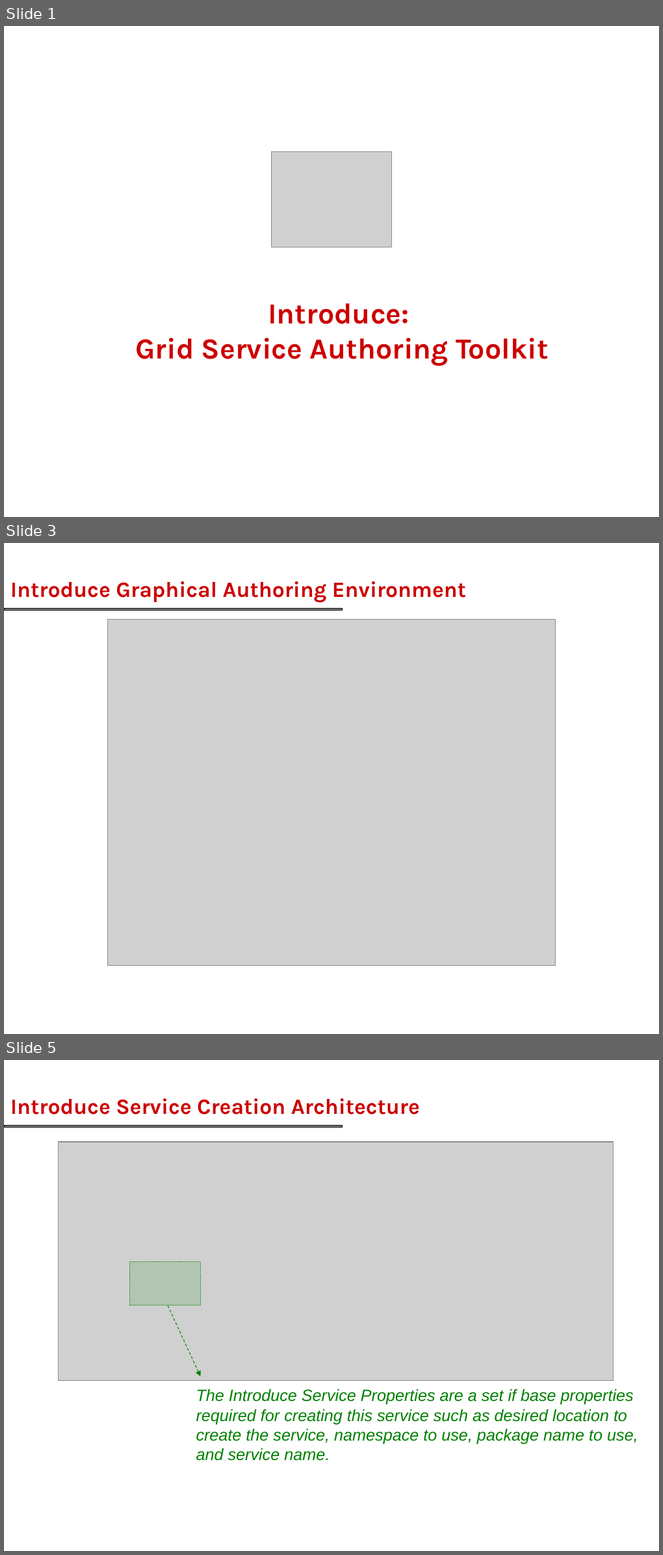
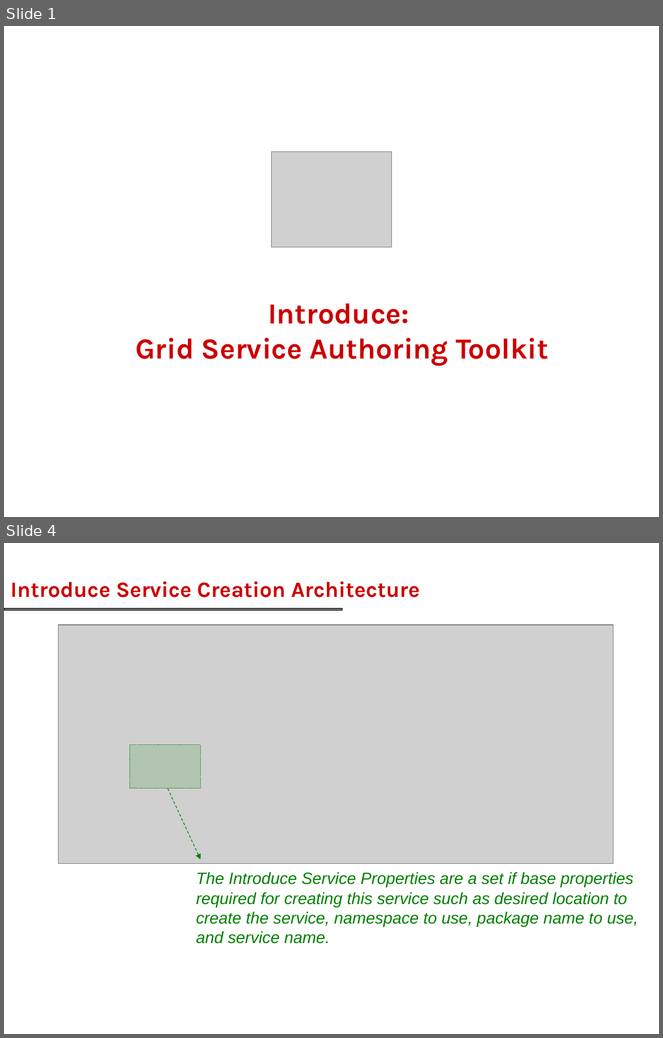
Before and after one commit to NCIP/cagrid-portal, a slide deck: cagrid-1-0/Documentation/presentations/introduce/introduce-overview-sc2006.ppt. Shown one above the other, each under a label of ours: slides 1, 3 and 5 before the commit, slides 1 and 4 after it; the slides between them are not shown. The pictures are 663x1555 and 663x1038 pixels, drawn with LibreOffice and Linux fonts; fonts in the diff are those of the drawing; grey boxes stand for pictures; background and template pictures are left out. Boxes give left, top, right and bottom in pixels: in the first picture for what was removed or moved away, otherwise in the second. Text is boxed around its words. In the diff, an @@ line names an element or a change of style, - is before the commit and + after.

```diff
--- a/cagrid-1-0/Documentation/presentations/introduce/introduce-overview-sc2006.ppt
+++ b/cagrid-1-0/Documentation/presentations/introduce/introduce-overview-sc2006.ppt
@@ slide 3 removed at bbox=[4, 543, 659, 1034], background #FFFFFF; not listed: 1 template element that a slide beside it also shows @@
@@ title removed at bbox=[10, 581, 466, 602] @@
-Introduce Graphical Authoring Environment
@@ picture removed at bbox=[107, 620, 555, 966] @@
@@ what was slide 5 is now slide 4 @@
```
Also in this commit, not shown: 3 slides changed.
